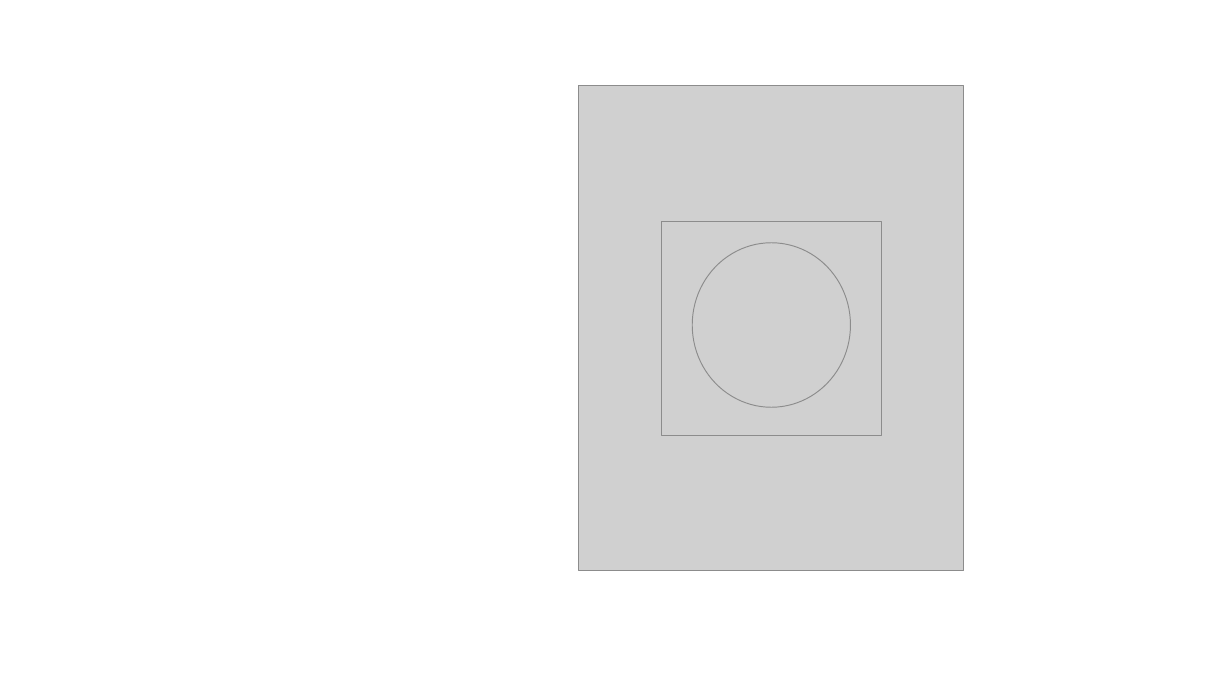
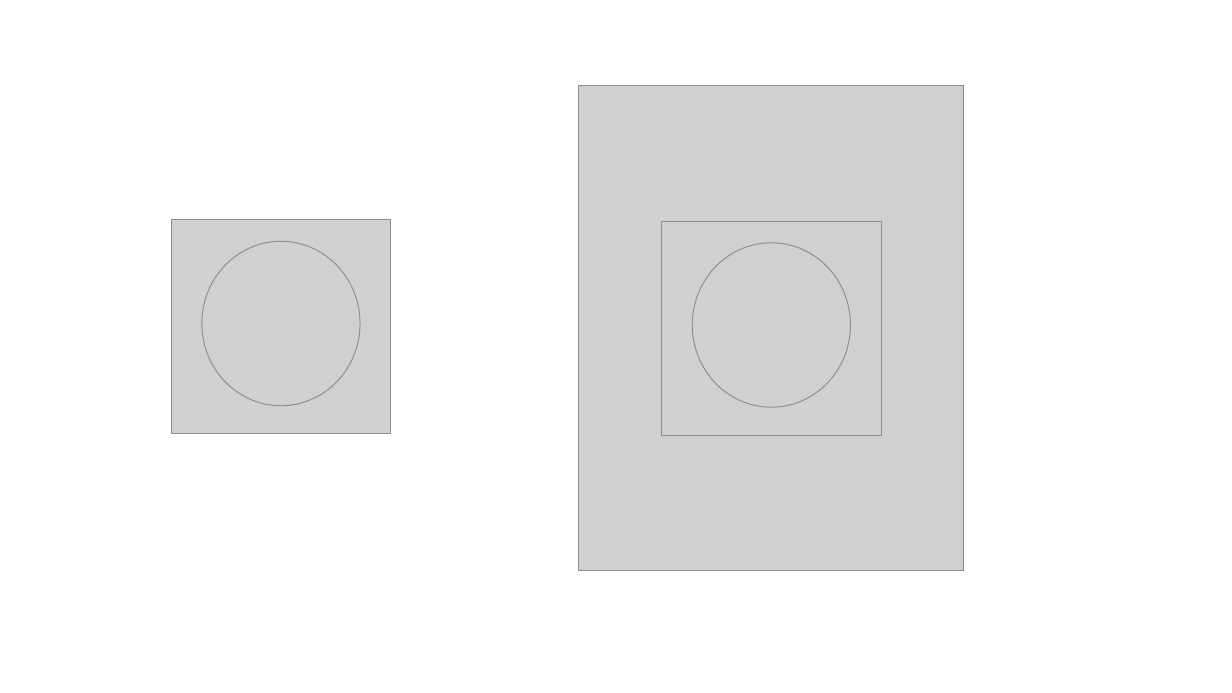
Before and after one commit to dougterc/terc-capital, a slide deck: slide 1 of brand/parts/assembly-overlay.pptx. Drawn at 1232x693 pixels with LibreOffice and Linux fonts; fonts in the diff are those of the drawing; grey boxes stand for pictures. Boxes give left, top, right and bottom in pixels: in the first picture for what was removed or moved away, otherwise in the second. Text is boxed around its words. In the diff, an @@ line names an element or a change of style, - is before the commit and + after.

```diff
--- a/brand/parts/assembly-overlay.pptx
+++ b/brand/parts/assembly-overlay.pptx
@@ picture added at <box>171,220,391,434</box> @@
@@ picture added at <box>201,241,360,406</box> @@
```
Also in this commit, not shown: 23 other files.
